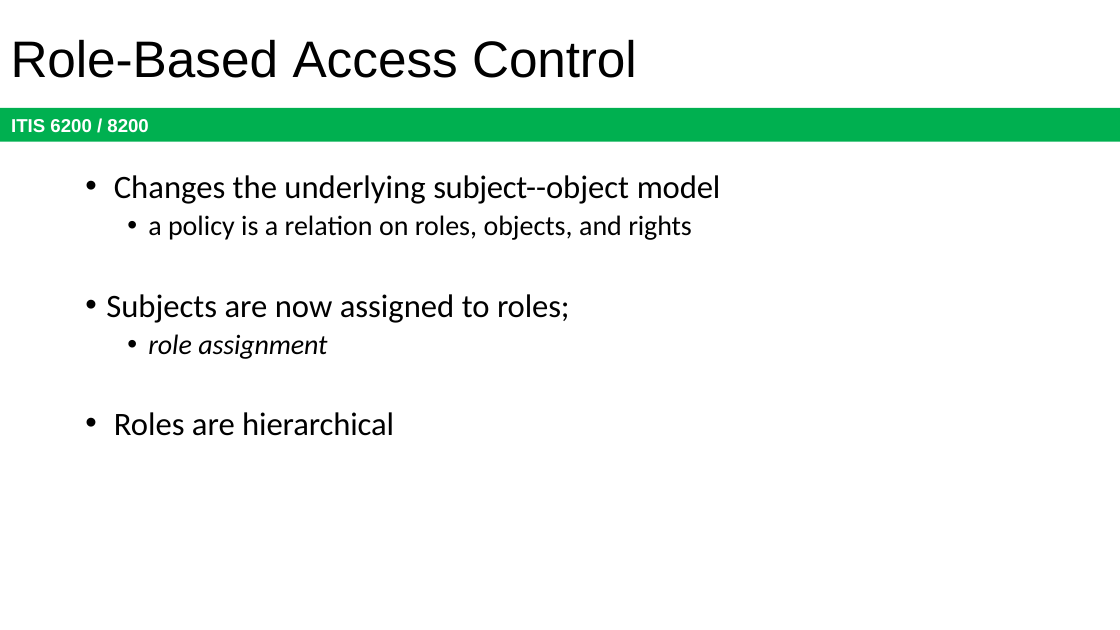
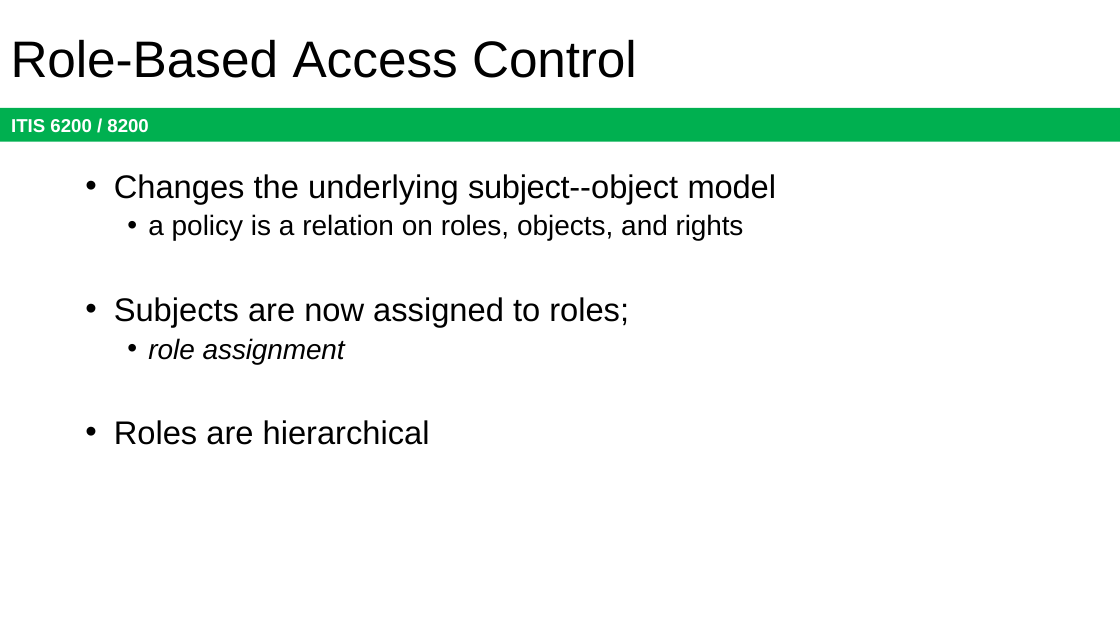
Before and after one commit to jx5c/github.io, a slide deck: slide 44 of teaching/ITIS6200/2023fa/lectures/lec09.pptx. Drawn at 1120x630 pixels with LibreOffice and Linux fonts; fonts in the diff are those of the drawing. Boxes give left, top, right and bottom in pixels: in the first picture for what was removed or moved away, otherwise in the second. Text is boxed around its words. In the diff, an @@ line names an element or a change of style, - is before the commit and + after.

```diff
--- a/teaching/ITIS6200/2023fa/lectures/lec09.pptx
+++ b/teaching/ITIS6200/2023fa/lectures/lec09.pptx
@@ text "Changes the underlying subject--object model" at bbox=[114, 174, 776, 445]: font Calibri to Arial; letter spacing -0.1 to 0 pt in "roles;", "hierarchical"; indent changed; more space between paragraphs @@
```
Also in this commit, not shown: 15 other slides changed, 1 slide removed, 1 other file.
